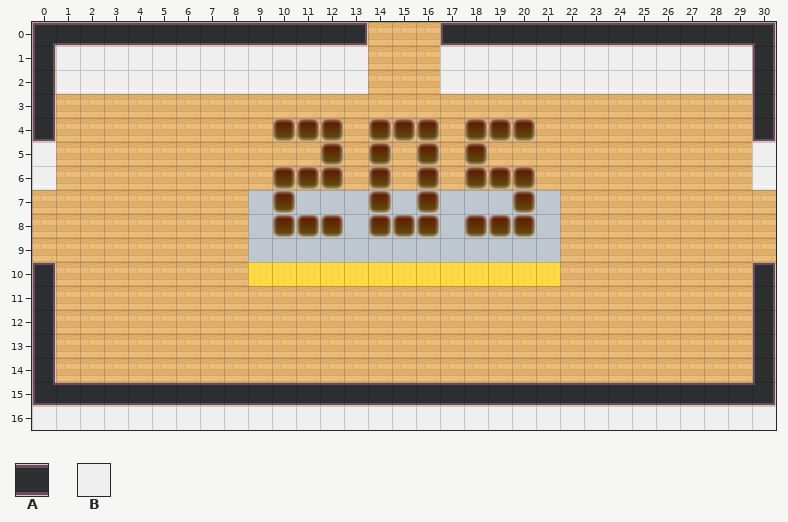
Level history. Tiled map (JSON): dist/map/205.json. Above, as it was before the edit.
Cells are 32x32 px. Shown: x 0..30, y 0..16.
Key: from "tileset5_export": A 56, B 62.
_ is an empty cell.
Layers that did not change in this view are not listed.
Layer "door-south" before, first column x 9:
13 __________________
14 __________________
15 ____AAAAA_________
16 _____BBB__________
And afterwards:
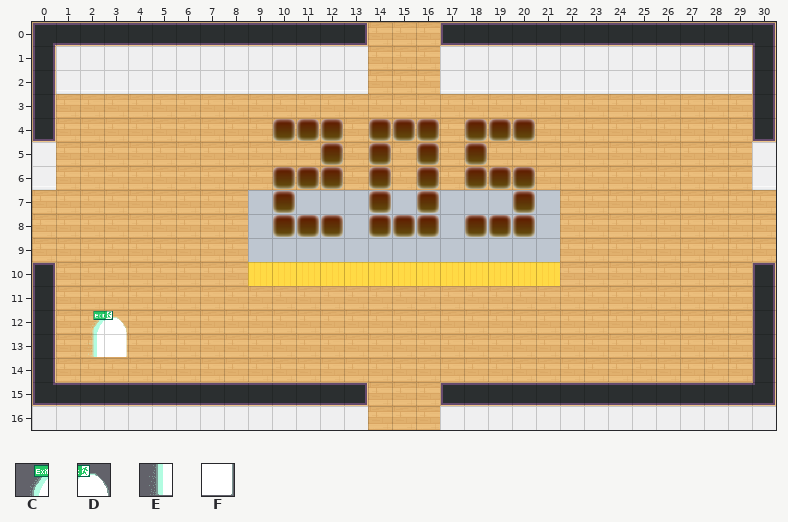
Further tiles: from "worldExit": C 0, D 1, E 2, F 3.
Tiles of an added or newly shown layer are drawn over the layers below it.
What changed:
Changed rows in their new state; . is an unchanged cell.
Layer "block-south" (now hidden):
first column x 14:
15 ___
16 ___
Layer "door-south" (now hidden):
first column x 13:
15 _____
16 .___.
Layer "LOBBY" (added):
first column x 2:
12 CD
13 EF
